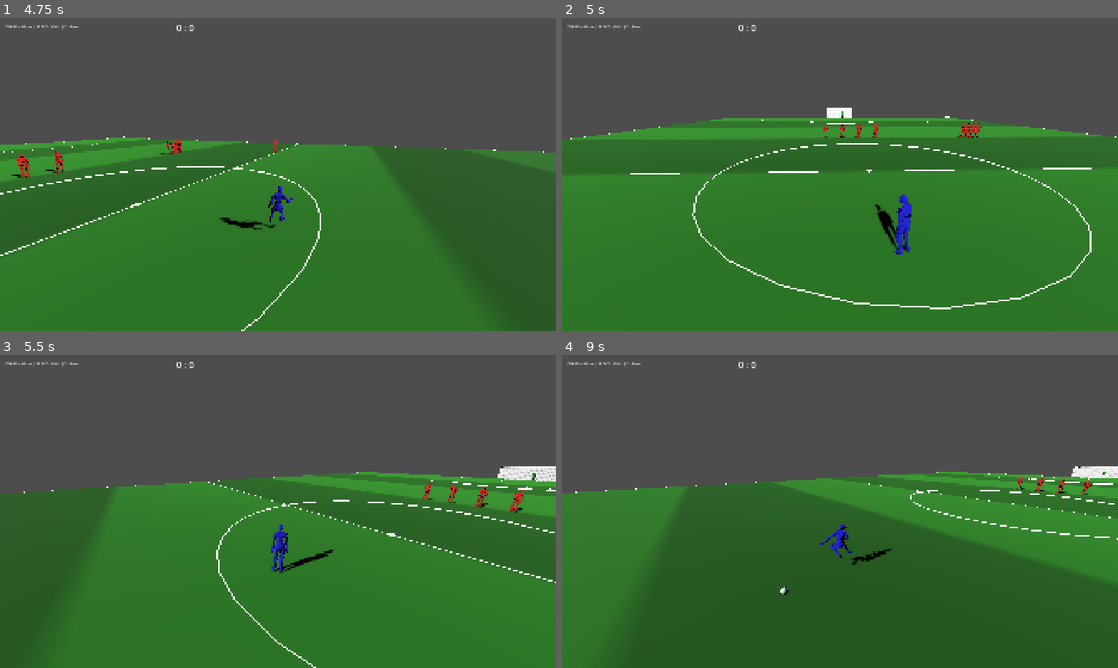
Above: before the commit, frames 1-4 (two rows, left to right).
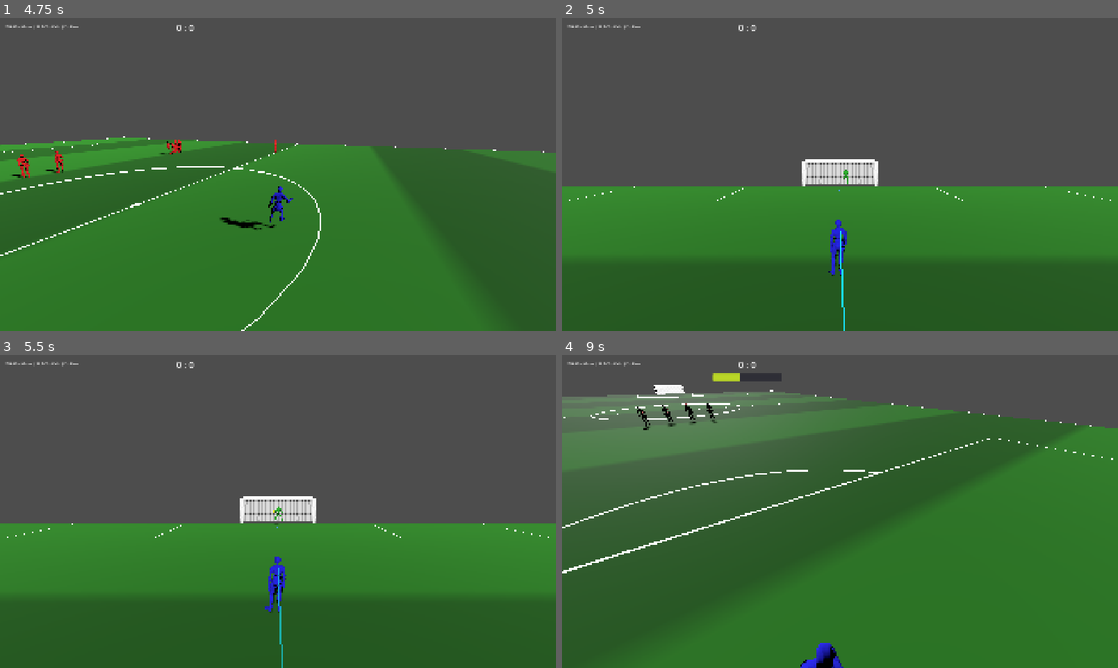
Above: after the commit, the same moments.

Repository: Churikov0112/open_football
Game: Godot game, scene res://scenes/main_menu.tscn
The game is run twice, just before and just after one commit, with the same random seed, the same clock (stepped at 60 frames per second) and the same inputs.
Inputs (mouse positions are in pixels of both pictures, inside the frame that each line leads up to):
- Up to frame 1 (4.75 s): click "Start Match" at 0.5 s; move the mouse to (400, 158) at 1.27 s; hold Right (move_right) 1.28-2 s; hold Q (combo_modifier) 1.28-2 s; click (400, 158) at 1.42 s; tap D (kick) at 1.55, 3.05 s; drag from (166, 190) to (250, 237) at 2.02 s; move the mouse to (333, 105) at 2.77 s; hold Right (move_right) 2.78-3.5 s; hold E (combo_curl) 2.78-3.5 s; drag from (250, 237) to (111, 127) at 3.52 s; move the mouse to (444, 221) at 4.27 s; hold Left (move_left) from 4.28 s (still down); hold D (kick) from 4.28 s (still down)
- Up to frame 2 (5 s): keep holding Left (move_left); keep holding D (kick); tap P (penalty_debug, bound only after the commit) at 4.9 s
- Up to frame 3 (5.5 s): release Left (move_left) at 5 s; release D (kick) at 5 s; drag from (111, 464) to (194, 433) at 5.02 s
- Up to frame 4 (9 s): move the mouse to (867, 511) at 5.77 s; hold Down (move_back) 5.78-6.5 s; hold D (kick) 5.78-6.5 s; tap X (pass_short) at 5.85 s; click (867, 511) at 5.92 s; drag from (756, 433) to (728, 527) at 6.52 s; move the mouse to (962, 495) at 7.27 s; hold Up (move_forward) 7.28-8 s; hold Shift (sprint) 7.28-8 s; tap D (kick) at 7.55 s; drag from (728, 527) to (812, 574) at 8.02 s; move the mouse to (895, 442) at 8.77 s; hold Down (move_back) from 8.78 s (still down); hold D (kick) from 8.78 s (still down)

Frame 1 is identical in both runs. In frame 2, 42% of the frame differs, in the area x 0-100%, y 28-100%; in frame 3, 40%; in frame 4, 52%, in the area x 0-100%, y 5-100%.

Commit message:
feat(penalty): PenaltyController + match_manager gates, P trigger, fixed camera

Diff:
--- a/scripts/match/match_manager.gd
+++ b/scripts/match/match_manager.gd
@@ -20,6 +20,9 @@
 var _match_camera: Camera3D
 var _goal_nets: Dictionary = {}
 var _celebrating: bool = false
+var _penalty_active: bool = false
+var _penalty                                   # PenaltyController
+var _penalty_cam_pose: Transform3D = Transform3D.IDENTITY
 
 enum TackleState { NORMAL, SLIDING, RECOVERING }
 enum FallState { NONE, KNOCKDOWN, ROLL_1, ROLL_2, GETUP }
@@ -125,6 +128,10 @@
 	_setup_tackle_area()
 	_setup_power_bar()
 	_setup_ball_trail()
+	_penalty = preload("res://scripts/match/penalty_controller.gd").new()
+	_penalty.name = "PenaltyController"
+	add_child(_penalty)
+	_penalty.setup(self, ball, camera_pivot, power_bar, _keeper)
 
 
 ## DEBUG: линия-след за мячом. MeshInstance3D + ImmediateMesh, перестраивается каждый кадр
@@ -203,6 +210,7 @@
 		&"combo_modifier":  {"keys": [KEY_Q],     "buttons": [JOY_BUTTON_LEFT_SHOULDER], "axes": []},
 		&"combo_curl":      {"keys": [KEY_E],     "buttons": [JOY_BUTTON_RIGHT_SHOULDER], "axes": []},
 		&"pause":           {"keys": [KEY_ESCAPE],"buttons": [JOY_BUTTON_START], "axes": []},
+		&"penalty_debug":   {"keys": [KEY_P],     "buttons": [], "axes": []},
 	}
 	for action in actions:
 		if InputMap.has_action(action):
@@ -549,6 +557,26 @@
 	return _celebrating
 
 
+## Идёт ли розыгрыш пенальти (обычный ввод/ИИ/следящая камера на это время заглушены).
+func is_penalty_active() -> bool:
+	return _penalty_active
+
+
+func set_penalty_active(on: bool) -> void:
+	_penalty_active = on
+
+
+func set_penalty_cam_pose(pose: Transform3D) -> void:
+	_penalty_cam_pose = pose
+
+
+## Глушим/возвращаем полевой ИИ на время пенальти (вратаря НЕ трогаем — он должен нырять).
+func set_field_ai_active(on: bool) -> void:
+	for p in [player_away, player_teammate]:
+		if p != null and is_instance_valid(p):
+			p.set_physics_process(on)
+
+
 ## Вратарь соперника в атакуемых человеком воротах (Away, +field_length).
 func _setup_keeper() -> void:
 	var k := CharacterBody3D.new()
@@ -709,16 +737,19 @@
 	var ball_pos := ball.global_position
 	# Камера от 3-го лица: пивот встаёт ПОЗАДИ управляемого игрока (по его facing) и смотрит
 	# вперёд него. -pivot.basis.z тогда = «вперёд игрока» → камера-относительный ввод корректен.
-	var cam_target: Node3D = controlled_player if (controlled_player and is_instance_valid(controlled_player)) else null
-	if cam_target != null:
-		var fwd := -cam_target.global_transform.basis.z
-		fwd.y = 0.0
-		if fwd.length() < 0.01:
-			fwd = Vector3(0, 0, -1)
-		fwd = fwd.normalized()
-		var eye := cam_target.global_position - fwd * FootballConstants.CAMERA_TP_DISTANCE + Vector3.UP * FootballConstants.CAMERA_TP_HEIGHT
-		camera_pivot.global_position = camera_pivot.global_position.lerp(eye, clampf(FootballConstants.CAMERA_TP_FOLLOW * delta, 0.0, 1.0))
-		camera_pivot.look_at(cam_target.global_position + fwd * FootballConstants.CAMERA_TP_LOOK_AHEAD + Vector3.UP, Vector3.UP)
+	if _penalty_active:
+		camera_pivot.global_transform = _penalty_cam_pose
+	else:
+		var cam_target: Node3D = controlled_player if (controlled_player and is_instance_valid(controlled_player)) else null
+		if cam_target != null:
+			var fwd := -cam_target.global_transform.basis.z
+			fwd.y = 0.0
+			if fwd.length() < 0.01:
+				fwd = Vector3(0, 0, -1)
+			fwd = fwd.normalized()
+			var eye := cam_target.global_position - fwd * FootballConstants.CAMERA_TP_DISTANCE + Vector3.UP * FootballConstants.CAMERA_TP_HEIGHT
+			camera_pivot.global_position = camera_pivot.global_position.lerp(eye, clampf(FootballConstants.CAMERA_TP_FOLLOW * delta, 0.0, 1.0))
+			camera_pivot.look_at(cam_target.global_position + fwd * FootballConstants.CAMERA_TP_LOOK_AHEAD + Vector3.UP, Vector3.UP)
 
 	if _trail != null:
 		_update_ball_trail(ball_pos)
@@ -756,6 +787,13 @@
 
 
 func _physics_process(delta: float) -> void:
+	# Пенальти-режим: всё ведёт контроллер, обычные системы заглушены.
+	if _penalty_active:
+		_penalty.update(delta)
+		return
+	if Input.is_action_just_pressed(&"penalty_debug") and _keeper != null:
+		_penalty.start_single(controlled_player, _keeper.goal_line_z)
+		return
 	# Одно касание: если действие в очереди и игрок дотянулся — бьём вместо трапа/дриблинга.
 	if _try_fire_queue():
 		_handle_player_input(delta)
--- /dev/null
+++ b/scripts/match/penalty_controller.gd
@@ -0,0 +1,230 @@
+extends Node
+## Базовый контроллер ОДНОГО пенальти (Фаза A). Автомат SETUP→AIM→STRIKE; на ударе испускает
+## `struck` и при release_after_strike отдаёт мяч в обычную игру. Математика — PenaltyLogic.
+
+signal struck
+
+enum Phase { IDLE, SETUP, AIM, STRIKE }
+
+var release_after_strike: bool = true
+
+var _manager: Node
+var _ball: RigidBody3D
+var _camera_pivot: Node3D
+var _power_bar: ProgressBar
+var _keeper: CharacterBody3D
+
+var _phase: int = Phase.IDLE
+var _kicker: CharacterBody3D
+var _goal_line_z: float = 0.0
+var _into: float = 1.0
+var _forward: Vector3 = Vector3.FORWARD   # горизонталь от точки к воротам
+var _spot: Vector3 = Vector3.ZERO
+
+var _aim: Vector2 = Vector2.ZERO            # точка прицела на плоскости ворот (x от центра, y высота)
+var _charge: float = 0.0
+var _charging: bool = false
+var _chip: bool = false
+var _reticle_visible: bool = true          # future: скрыть для честной игры за вратаря (Фаза B)
+
+var _pen_rng := RandomNumberGenerator.new()
+var _reticle: MeshInstance3D
+var _pending_launch: Vector3 = Vector3.ZERO
+var _struck_zone: int = -1
+var _contact_connected := false
+
+func setup(manager: Node, ball: RigidBody3D, camera_pivot: Node3D, power_bar: ProgressBar, keeper: CharacterBody3D) -> void:
+	_manager = manager
+	_ball = ball
+	_camera_pivot = camera_pivot
+	_power_bar = power_bar
+	_keeper = keeper
+	_pen_rng.randomize()
+	_build_reticle()
+
+## Старт одиночного пенальти в атакуемые ворота (goal_line_z вратаря).
+func start_single(kicker: CharacterBody3D, goal_line_z: float) -> void:
+	if _phase != Phase.IDLE or kicker == null:
+		return
+	_kicker = kicker
+	_goal_line_z = goal_line_z
+	_into = -1.0 if goal_line_z > 0.0 else 1.0
+	release_after_strike = true
+	_setup()
+
+func _setup() -> void:
+	_phase = Phase.SETUP
+	_manager.set_penalty_active(true)
+	_manager.set_field_ai_active(false)
+	# Точка пенальти и вектор к воротам.
+	_spot = Vector3(0.0, FootballConstants.BALL_RADIUS, _goal_line_z + _into * FootballConstants.PENALTY_SPOT_DIST)
+	_forward = Vector3(0.0, 0.0, -_into)   # от точки к воротам (goal_line_z по -_into от точки)
+	# Мяч на точку.
+	if _ball.has_method(&"release_dribble"):
+		_ball.release_dribble()
+	if _ball.has_method(&"clear_last_kicker"):
+		_ball.clear_last_kicker()
+	_ball.linear_velocity = Vector3.ZERO
+	_ball.angular_velocity = Vector3.ZERO
+	_ball.global_position = _spot
+	# Бьющий за мячом (в сторону от ворот) на длину разбега, лицом к воротам; в обычном idle.
+	_kicker.global_position = _spot - _forward * FootballConstants.PEN_RUNUP_DIST + Vector3(0.0, 0.5 - FootballConstants.BALL_RADIUS, 0.0)
+	_kicker.look_at(_kicker.global_position + _forward, Vector3.UP)
+	var km := PlayerMotor.find_on(_kicker)
+	if km != null:
+		km.set_control_locked(false)
+		km.set_move_intent(Vector3.ZERO)
+	# Вратарь: пенальти-режим (центр, keeper_idle, реактивный сейв off).
+	if _keeper != null and _keeper.has_method(&"set_penalty_mode"):
+		_keeper.set_penalty_mode(true)
+	# Прицел в центр створа.
+	_aim = Vector2(0.0, FootballConstants.PEN_RETICLE_START_Y)
+	_charge = 0.0
+	_charging = false
+	_chip = false
+	_struck_zone = -1
+	_update_camera_pose()
+	_phase = Phase.AIM
+
+func update(delta: float) -> void:
+	match _phase:
+		Phase.AIM:
+			_aim_update(delta)
+		Phase.STRIKE:
+			_strike_update(delta)
+	_update_reticle()
+	_update_camera_pose()
+
+func _aim_update(delta: float) -> void:
+	# Прицел стиком/стрелками: X = ширина, вверх стика = выше в воротах (инвертируем Y).
+	var aim_stick := Vector2(
+		Input.get_axis(&"move_left", &"move_right"),
+		-Input.get_axis(&"move_forward", &"move_back"))
+	_aim = PenaltyLogic.move_reticle(_aim, aim_stick, FootballConstants.PEN_RETICLE_SPEED, delta,
+		FootballConstants.GOAL_WIDTH * 0.5, FootballConstants.GOAL_HEIGHT, FootballConstants.PEN_AIM_OVERHANG)
+	# Заряд силы: удержание kick; черпачок — combo_modifier + kick.
+	if Input.is_action_just_pressed(&"kick"):
+		_charging = true
+		_charge = 0.0
+		_chip = Input.is_action_pressed(&"combo_modifier")
+	if _charging:
+		_charge += delta
+		var ratio := clampf(_charge / FootballConstants.PEN_CHARGE_MAX_TIME, 0.0, 1.0)
+		_power_bar.visible = true
+		_power_bar.value = ratio
+		var fill := _power_bar.get_theme_stylebox("fill")
+		if fill:
+			fill.bg_color = Color.GREEN_YELLOW.lerp(Color.RED, ratio * ratio)
+		if ratio >= 1.0 or Input.is_action_just_released(&"kick"):
+			_fire(ratio)
+
+func _fire(ratio: float) -> void:
+	_charging = false
+	_power_bar.visible = false
+	var from: Vector3 = _ball.global_position
+	# Итоговая точка = прицел + случай внутри круга разброса.
+	var spread := PenaltyLogic.spread_radius(ratio, FootballConstants.PEN_SPREAD_MIN_R, FootballConstants.PEN_SPREAD_MAX_R)
+	var sampled := PenaltyLogic.sample_in_disc(_aim, spread, _pen_rng)
+	var target := PenaltyLogic.plane_point_to_world(sampled, 0.0, _goal_line_z)
+	var g := _ball_gravity()
+	if _chip:
+		var peak := lerpf(FootballConstants.PEN_CHIP_PEAK_MIN, FootballConstants.PEN_CHIP_PEAK_MAX, ratio)
+		_pending_launch = PassSystem.launch_lob(from, target, peak, g)
+	else:
+		var speed := PenaltyLogic.power_speed(ratio, FootballConstants.PEN_POWER_MIN_SPEED, FootballConstants.PEN_POWER_MAX_SPEED)
+		_pending_launch = ShotSystem.ballistic_to(from, target, speed, g)
+	# Зона вратаря выбирается вслепую заранее, коммитим на контакте.
+	_struck_zone = PenaltyLogic.random_dive_zone(_pen_rng)
+	# Запускаем клип удара (root motion) и ждём action_contact.
+	var km := PlayerMotor.find_on(_kicker)
+	if km != null:
+		km.set_control_locked(true)  # телом на разбеге владеет root motion (мотор не мешает)
+	_phase = Phase.STRIKE
+	var vis := _kicker_visual()
+	if vis != null and not _contact_connected:
+		vis.action_contact.connect(_on_kicker_contact, CONNECT_ONE_SHOT)
+		_contact_connected = true
+	if vis == null or not vis.trigger(FootballConstants.PEN_DEFAULT_FOOT):
+		_on_kicker_contact("penalty")  # фолбэк без анимации — бьём сразу
+
+func _strike_update(_delta: float) -> void:
+	# Root-motion разбег: двигаем тело бьющего к воротам на продвижение корня за кадр.
+	var vis := _kicker_visual()
+	if vis == null:
+		return
+	var advance: float = vis.consume_root_motion()
+	if advance > 0.0:
+		_kicker.global_position += _forward * advance
+
+func _on_kicker_contact(_action: String) -> void:
+	_contact_connected = false
+	if _ball.has_method(&"launch"):
+		_ball.launch(_pending_launch, false)
+	if _keeper != null and _keeper.has_method(&"begin_penalty_dive"):
+		_keeper.begin_penalty_dive(_struck_zone)
+	struck.emit()
+	if release_after_strike:
+		_release()
+
+## Отдать управление в обычную игру: снять пенальти-режим, вернуть камеру/ИИ, разлочить бьющего.
+func _release() -> void:
+	var km := PlayerMotor.find_on(_kicker)
+	if km != null:
+		km.set_control_locked(false)
+	_manager.set_field_ai_active(true)
+	_manager.set_penalty_active(false)
+	if _reticle != null:
+		_reticle.visible = false
+	_phase = Phase.IDLE
+
+func _update_camera_pose() -> void:
+	if _phase == Phase.IDLE:
+		return
+	# Фикс-камера за бьющим (за точкой, в сторону от ворот), смотрит в ворота.
+	var eye := _spot - _forward * FootballConstants.PEN_CAM_BACK + Vector3(0.0, FootballConstants.PEN_CAM_HEIGHT, 0.0)
+	var look := Vector3(0.0, FootballConstants.PEN_CAM_LOOK_Y, _goal_line_z)
+	var t := Transform3D.IDENTITY
+	t.origin = eye
+	t = t.looking_at(look, Vector3.UP)
+	_manager.set_penalty_cam_pose(t)
+
+func _build_reticle() -> void:
+	var mesh := TorusMesh.new()
+	mesh.inner_radius = 0.28
+	mesh.outer_radius = 0.35
+	var mat := StandardMaterial3D.new()
+	mat.albedo_color = Color(1.0, 0.9, 0.1)  # жёлтое кольцо
+	mat.shading_mode = BaseMaterial3D.SHADING_MODE_UNSHADED
+	mat.no_depth_test = true
+	mesh.material = mat
+	_reticle = MeshInstance3D.new()
+	_reticle.name = "PenaltyReticle"
+	_reticle.mesh = mesh
+	_reticle.rotation.x = deg_to_rad(90)  # тор в плоскости ворот (лицом к камере/полю)
+	_reticle.visible = false
+	add_child(_reticle)
+
+func _update_reticle() -> void:
+	if _reticle == null:
+		return
+	var show_it := _phase == Phase.AIM and _reticle_visible
+	_reticle.visible = show_it
+	if not show_it:
+		return
+	_reticle.global_position = PenaltyLogic.plane_point_to_world(_aim, 0.0, _goal_line_z)
+	var ratio := clampf(_charge / FootballConstants.PEN_CHARGE_MAX_TIME, 0.0, 1.0) if _charging else 0.0
+	var r := PenaltyLogic.spread_radius(ratio, FootballConstants.PEN_SPREAD_MIN_R, FootballConstants.PEN_SPREAD_MAX_R)
+	var s := maxf(0.3, r / 0.35)
+	_reticle.scale = Vector3(s, 1.0, s)
+
+func _kicker_visual() -> PlayerVisual:
+	if _kicker == null:
+		return null
+	for c in _kicker.get_children():
+		if c is PlayerVisual:
+			return c
+	return null
+
+func _ball_gravity() -> float:
+	var g: float = ProjectSettings.get_setting("physics/3d/default_gravity", 9.8)
+	return g * _ball.gravity_scale
